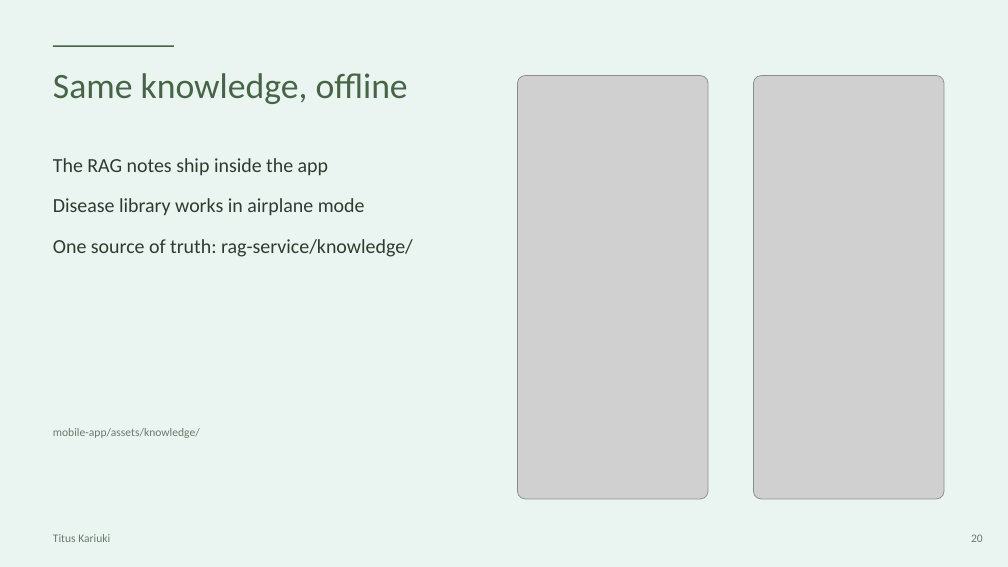
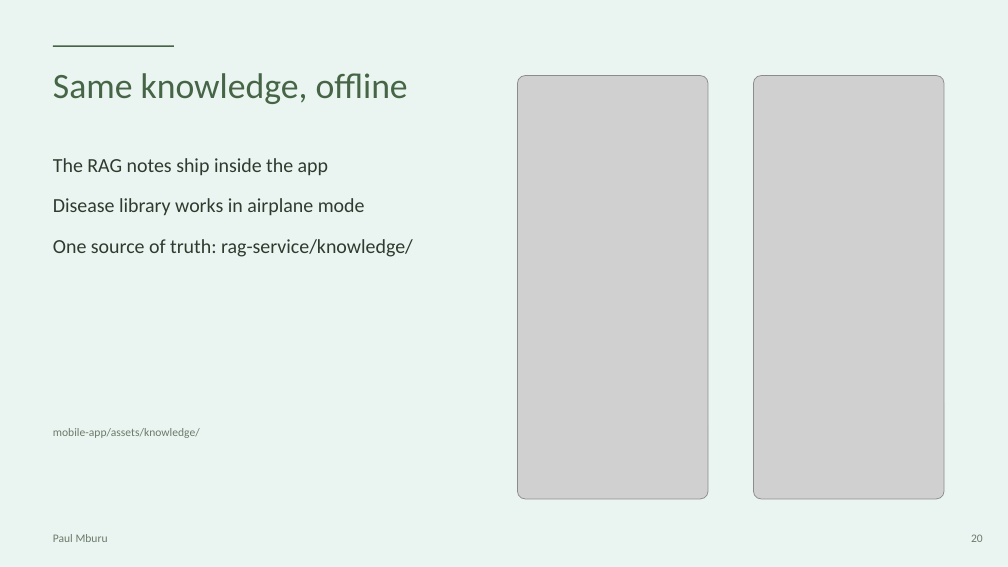
Before and after one commit to Paulmburu/ai-crop-disease-platform, a slide deck: slide 20 of docs/presentation/LeafCheck_FlutterconKE.pptx. Drawn at 1008x567 pixels with LibreOffice and Linux fonts; fonts in the diff are those of the drawing; grey boxes stand for pictures. Boxes give left, top, right and bottom in pixels: in the first picture for what was removed or moved away, otherwise in the second. Text is boxed around its words. In the diff, an @@ line names an element or a change of style, - is before the commit and + after.

```diff
--- a/docs/presentation/LeafCheck_FlutterconKE.pptx
+++ b/docs/presentation/LeafCheck_FlutterconKE.pptx
@@ text at (53,534,108,542): text changed @@
-Titus Kariuki
+Paul Mburu
```
Also in this commit, not shown: 11 other slides changed, 1 slide added, 3 other files.
